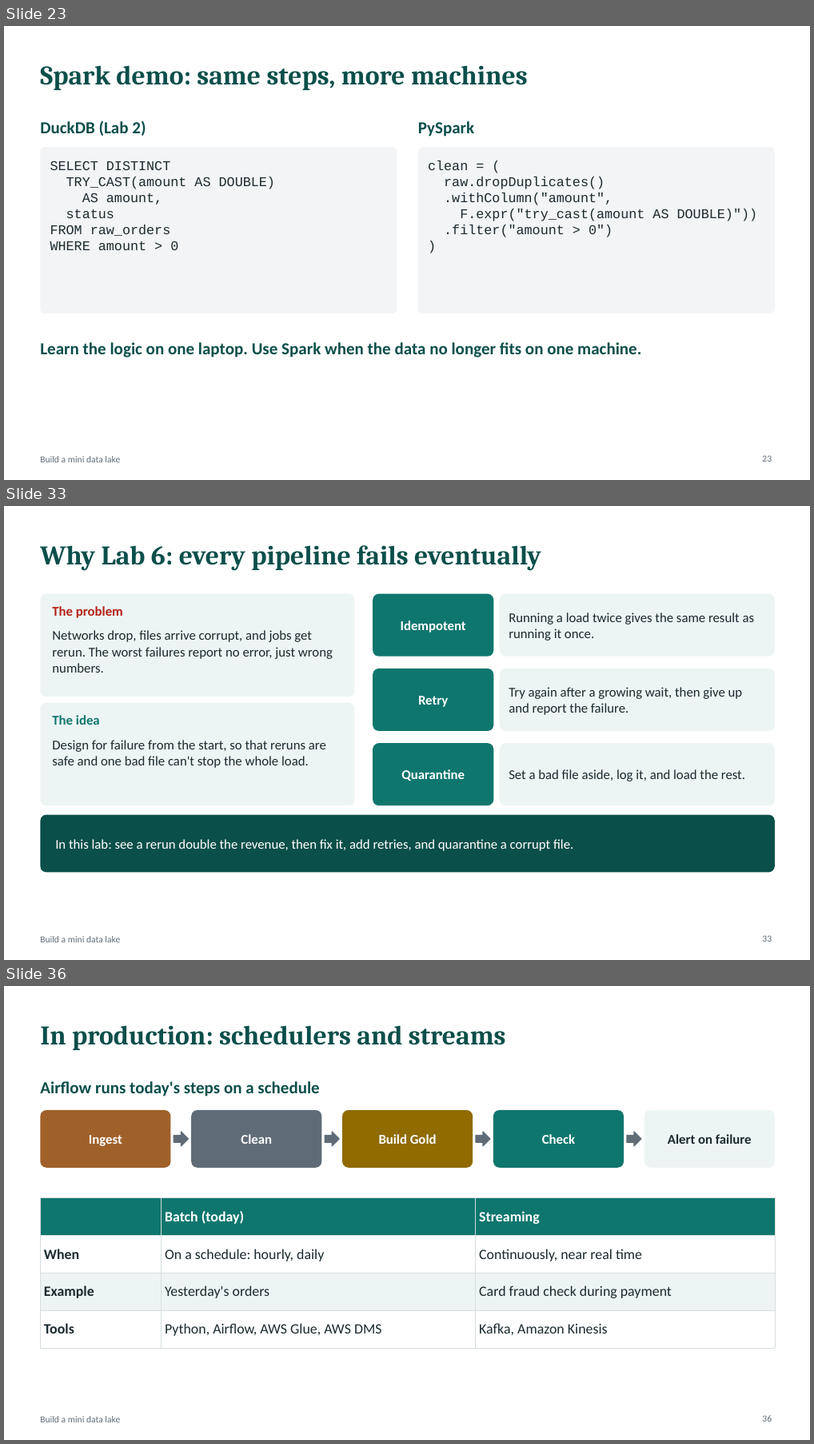
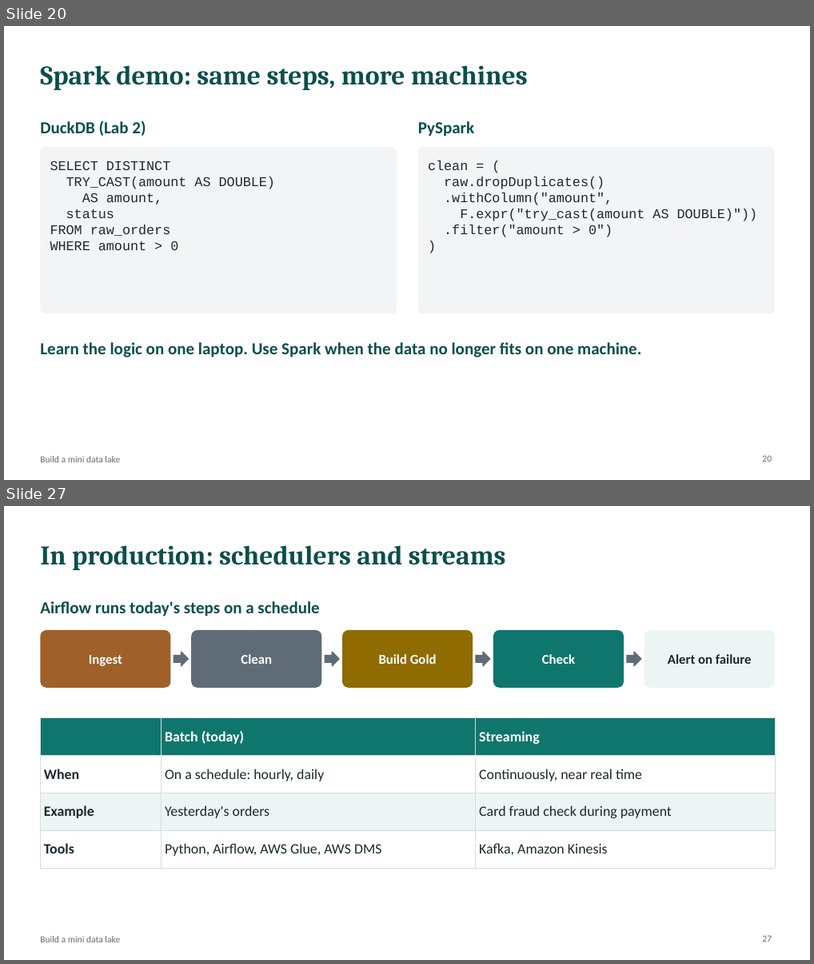
Before and after one commit to atulkahatecdac/datalake, a slide deck: Data_Engineering_Session.pptx. Shown one above the other, each under a label of ours: slides 23, 33 and 36 before the commit, slides 20 and 27 after it; the slides between them are not shown. The pictures are 814x1444 and 814x964 pixels, drawn with LibreOffice and Linux fonts; fonts in the diff are those of the drawing. Boxes give left, top, right and bottom in pixels: in the first picture for what was removed or moved away, otherwise in the second. Text is boxed around its words. In the diff, an @@ line names an element or a change of style, - is before the commit and + after.

```diff
--- a/Data_Engineering_Session.pptx
+++ b/Data_Engineering_Session.pptx
@@ slide 33 removed at [4, 506, 810, 960], background #FFFFFF; not listed: 1 template element that a slide beside it also shows @@
@@ title removed at [40, 545, 542, 571] @@
-Why Lab 6: every pipeline fails eventually
@@ rounded rectangle removed at [40, 594, 355, 696] @@
@@ rounded rectangle removed at [373, 594, 494, 656] @@
-Idempotent
@@ rounded rectangle removed at [500, 594, 775, 656] @@
@@ text removed at [52, 606, 123, 618] @@
-The problem
@@ text removed at [509, 612, 755, 640] @@
-Running a load twice gives the same result as running it once.
@@ text removed at [52, 630, 333, 672] @@
-Networks drop, files arrive corrupt, and jobs get rerun. The worst failures report no error, just wrong numbers.
@@ rounded rectangle removed at [373, 668, 494, 731] @@
-Retry
@@ rounded rectangle removed at [500, 668, 775, 731] @@
@@ text removed at [509, 687, 743, 715] @@
-Try again after a growing wait, then give up and report the failure.
@@ rounded rectangle removed at [40, 703, 355, 805] @@
@@ text removed at [52, 715, 100, 724] @@
-The idea
@@ text removed at [52, 740, 326, 768] @@
-Design for failure from the start, so that reruns are safe and one bad file can't stop the whole load.
@@ rounded rectangle removed at [373, 743, 494, 805] @@
-Quarantine
@@ rounded rectangle removed at [500, 743, 775, 805] @@
@@ text removed at [509, 769, 746, 781] @@
-Set a bad file aside, log it, and load the rest.
@@ rounded rectangle removed at [40, 815, 775, 872] @@
@@ text removed at [55, 839, 574, 851] @@
-In this lab: see a rerun double the revenue, then fix it, add retries, and quarantine a corrupt file.
@@ page number removed at [762, 935, 772, 941] @@
-33
@@ what was slide 23 is now slide 20 @@
@@ page number at [762, 455, 772, 461]: text changed @@
-23
+20
@@ what was slide 36 is now slide 27 @@
@@ page number at [762, 935, 772, 941]: text changed @@
-36
+27
```
Also in this commit, not shown: 6 slides changed, 7 slides added, 15 other slides removed, 15 other files.
